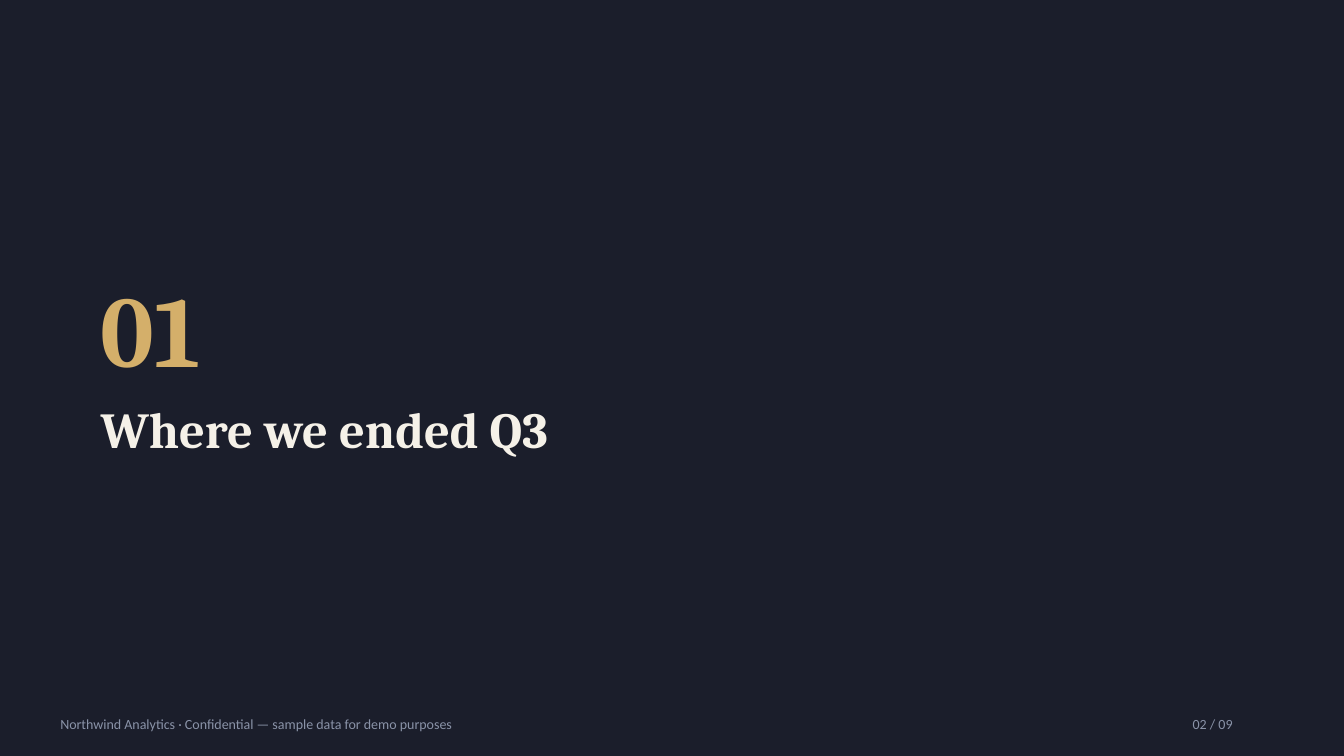
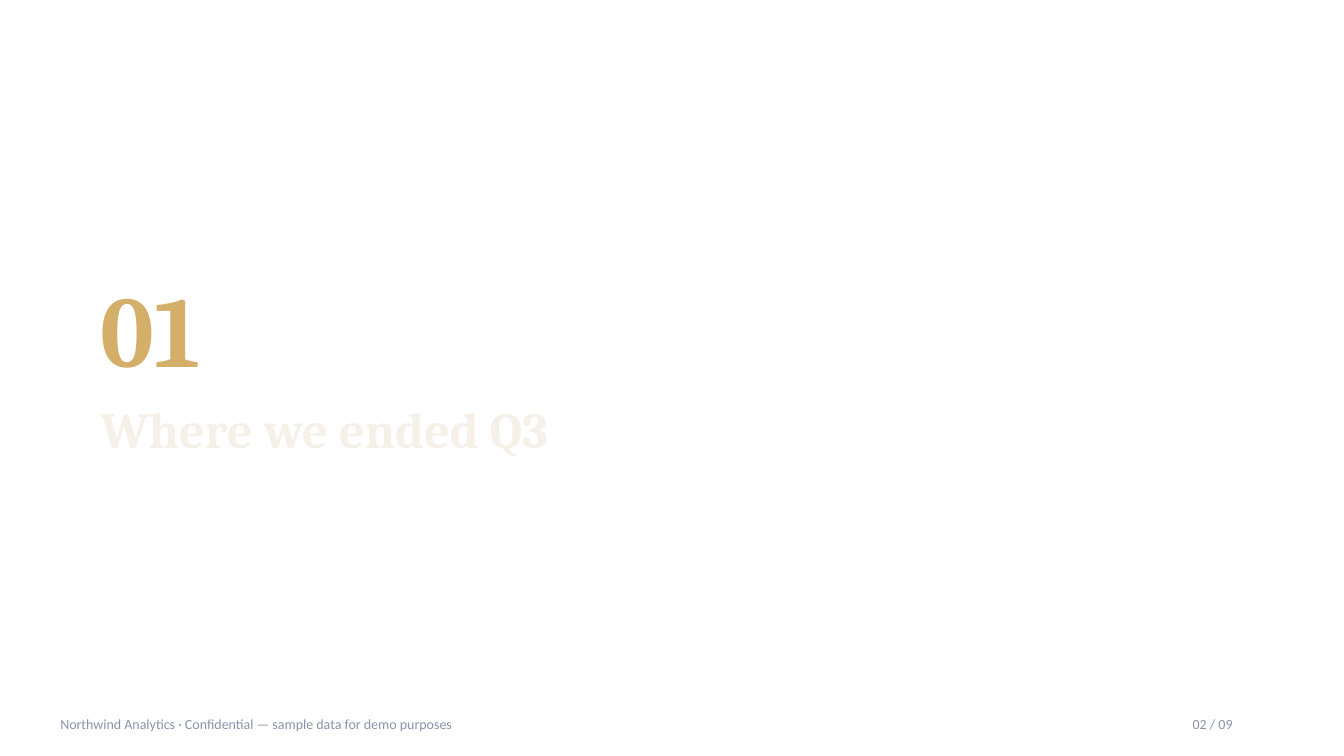
Before and after one commit to joeshwoa/ai-skills, a slide deck: slide 2 of skills/premium-presentations/demo/sample.pptx. Drawn at 1344x756 pixels with LibreOffice and Linux fonts; fonts in the diff are those of the drawing; background and template pictures are left out. Boxes give left, top, right and bottom in pixels: in the first picture for what was removed or moved away, otherwise in the second. Text is boxed around its words. In the diff, an @@ line names an element or a change of style, - is before the commit and + after.

Commit message:
Presentation quality overhaul: 6 -> 16 themes, real gradient+grid+glow backgrounds (was flat fills)
Addresses feedback that the deck looked template-y: every theme now
renders a generated background (linear gradient + faint engineering grid
+ soft glow blobs in the accent colors) instead of a solid fill, stamped
as a full-bleed image behind each slide. HTML preview's CSS updated to
match. Hero slides (title/section/closing) get bolder glow; content
slides keep it subtle in a back corner so text stays legible.

```diff
--- a/skills/premium-presentations/demo/sample.pptx
+++ b/skills/premium-presentations/demo/sample.pptx
@@ background #1B1E2B to picture (left out) @@
```
Also in this commit, not shown: 8 other slides changed, 6 other files.
